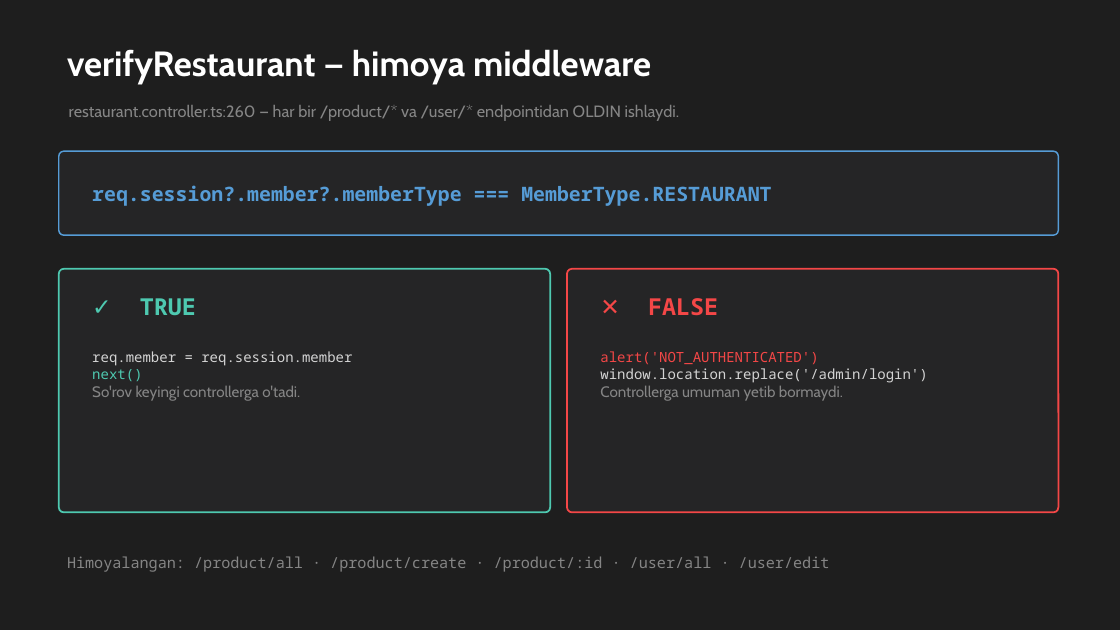
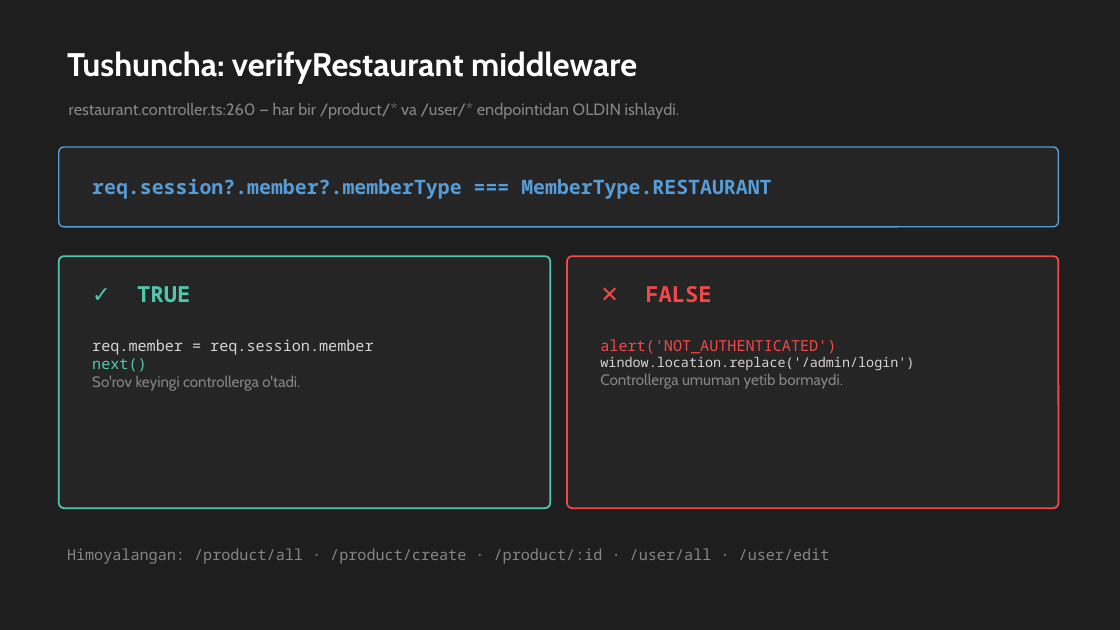
Before and after one commit to khikmat64168-cyber/burak, a slide deck: slide 20 of Burak_API_Tahlili.pptx (slide 15 before the commit). Drawn at 1120x630 pixels with LibreOffice and Linux fonts; fonts in the diff are those of the drawing. Boxes give left, top, right and bottom in pixels: in the first picture for what was removed or moved away, otherwise in the second. Text is boxed around its words. In the diff, an @@ line names an element or a change of style, - is before the commit and + after.

Commit message:
fix: modify products page based on products data

```diff
--- a/Burak_API_Tahlili.pptx
+++ b/Burak_API_Tahlili.pptx
@@ text at bbox=[67, 51, 637, 84]: text changed; size 30 to 28 pt @@
-verifyRestaurant — himoya middleware
+Tushuncha: verifyRestaurant middleware
@@ rounded rectangle: place and size @@
-rounded rectangle at bbox=[59, 151, 1059, 235]
+rounded rectangle at bbox=[59, 147, 1059, 227]
@@ text "req.session?.member?.memberType === MemberType.RESTAURANT": place and size @@
-text "req.session?.member?.memberType === MemberType.RESTAURANT" at bbox=[92, 185, 771, 206]
+text "req.session?.member?.memberType === MemberType.RESTAURANT" at bbox=[92, 178, 771, 199]
@@ rounded rectangle: place and size @@
-rounded rectangle at bbox=[59, 269, 550, 513]
+rounded rectangle at bbox=[59, 256, 550, 508]
@@ proportions changed in 3 elements at bbox=[59, 147, 1059, 227], bbox=[59, 256, 550, 508], bbox=[567, 256, 1059, 508] @@
@@ rounded rectangle: place and size @@
-rounded rectangle at bbox=[567, 269, 1059, 513]
+rounded rectangle at bbox=[567, 256, 1059, 508]
@@ text "✓ TRUE": place and size @@
-text "✓ TRUE" at bbox=[140, 298, 196, 315]
+text "✓ TRUE" at bbox=[137, 286, 190, 302]
@@ text "✓ TRUE" at bbox=[137, 286, 190, 302]: size 20 to 19 pt @@
@@ text "✕ FALSE": place and size @@
-text "✕ FALSE" at bbox=[648, 298, 718, 316]
+text "✕ FALSE" at bbox=[645, 286, 711, 302]
@@ text "✕ FALSE" at bbox=[645, 286, 711, 302]: size 20 to 19 pt @@
@@ text "req.member = req.session.member": place and size @@
-text "req.member = req.session.member" at bbox=[92, 351, 352, 401]
+text "req.member = req.session.member" at bbox=[92, 339, 373, 391]
@@ text at bbox=[92, 339, 373, 372]: size 12 to 13 pt in "req.member = req.session.member", "next()" @@
@@ text "alert('NOT_AUTHENTICATED')": place and size @@
-text "alert('NOT_AUTHENTICATED')" at bbox=[600, 351, 927, 401]
+text "alert('NOT_AUTHENTICATED')" at bbox=[600, 339, 914, 389]
@@ text at bbox=[600, 339, 914, 371]: size 12 to 13 pt in "alert('NOT_AUTHENTICATED')"; size 12 to 11.5 pt in "window.location.replace('/admin/login')" @@
@@ text "Himoyalangan: /product/all · /product/create · ...": place and size @@
-text "Himoyalangan: /product/all · /product/create · ..." at bbox=[67, 556, 830, 572]
+text "Himoyalangan: /product/all · /product/create · ..." at bbox=[67, 548, 830, 564]
```
Also in this commit, not shown: 5 other slides changed, 18 slides added, 13 slides removed, 2 other files.
